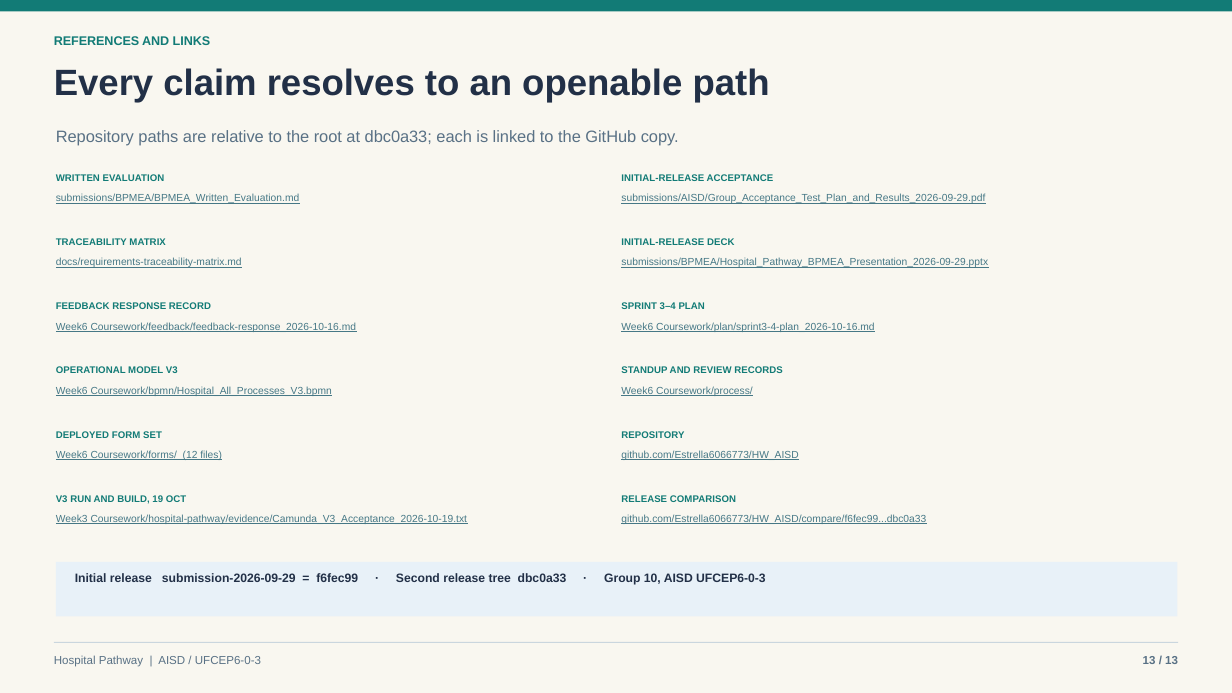
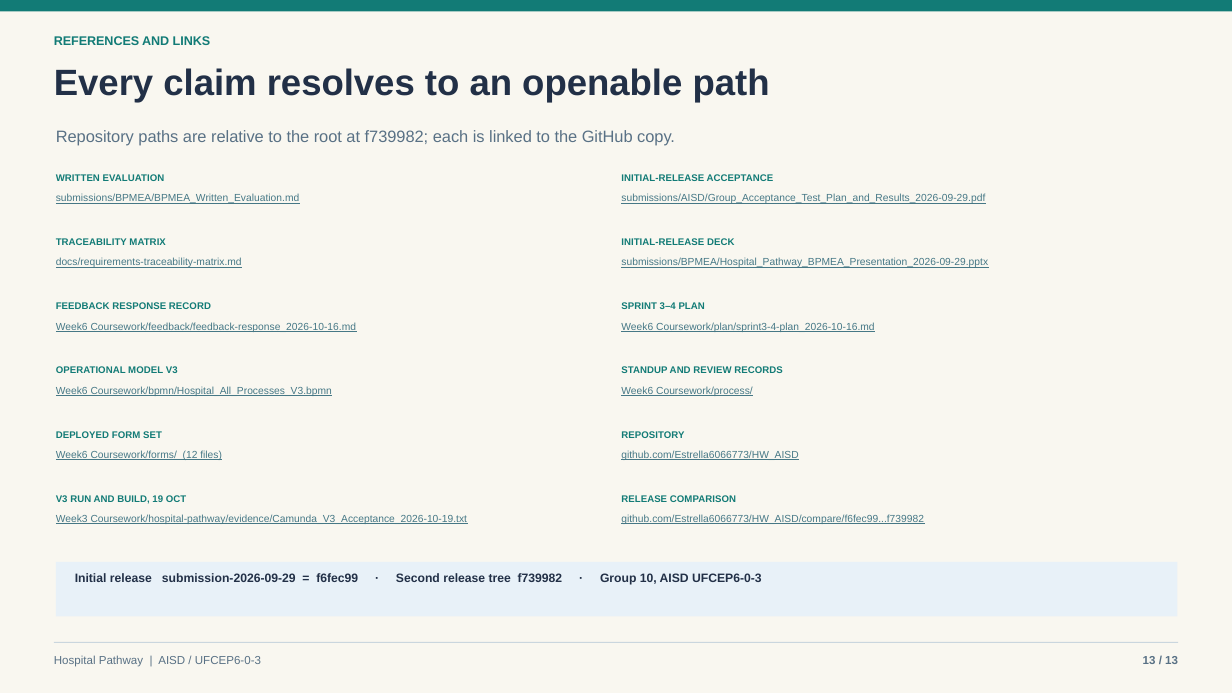
Before and after one commit to Estrella6066773/HW_AISD, a slide deck: slide 13 of submissions/AISD/AISD_Presentation_2026-10-19.pptx. Drawn at 1232x693 pixels with LibreOffice and Linux fonts; fonts in the diff are those of the drawing. Boxes give left, top, right and bottom in pixels: in the first picture for what was removed or moved away, otherwise in the second. Text is boxed around its words. In the diff, an @@ line names an element or a change of style, - is before the commit and + after.

Commit message:
Point the deck at the commit that actually contains its evidence
Slide 13 sent readers to the repository root at dbc0a33, but the evidence for
the executed model was created after that commit, so its link returned 404.
The reference now names f739982 and the tag submission-2026-10-20, and every
linked path on the slide resolves at that commit. The comparison range and a
stale blob link to 6ff91a0 move to the same commit.

One link's href pointed at a different file from the path it displayed
(Java_Test_Results_2026-10-19.txt shown as the V3 acceptance record); it now
points at Camunda_V3_Acceptance_2026-10-19.txt.

Slides 2 to 12 are pixel-identical before and after; only 1 and 13 change.

```diff
--- a/submissions/AISD/AISD_Presentation_2026-10-19.pptx
+++ b/submissions/AISD/AISD_Presentation_2026-10-19.pptx
@@ text at (56, 130, 675, 145): text changed @@
-Repository paths are relative to the root at dbc0a33; each is linked to the GitHub copy.
+Repository paths are relative to the root at f739982; each is linked to the GitHub copy.
@@ text at (621, 514, 924, 524): text changed @@
-github.com/Estrella6066773/HW_AISD/compare/f6fec99...dbc0a33
+github.com/Estrella6066773/HW_AISD/compare/f6fec99...f739982
@@ text at (75, 573, 762, 585): text changed @@
-Initial release submission-2026-09-29 = f6fec99 · Second release tree dbc0a33 · Group 10, AISD UFCEP6-0-3
+Initial release submission-2026-09-29 = f6fec99 · Second release tree f739982 · Group 10, AISD UFCEP6-0-3
```
Also in this commit, not shown: 1 other slide changed, 1 other file.
